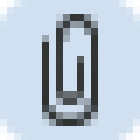
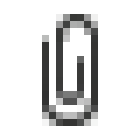
Revision of a layered 140x140 image; what changed, layer by layer:
removed layer "Background" over [0, 0, 140, 140]
